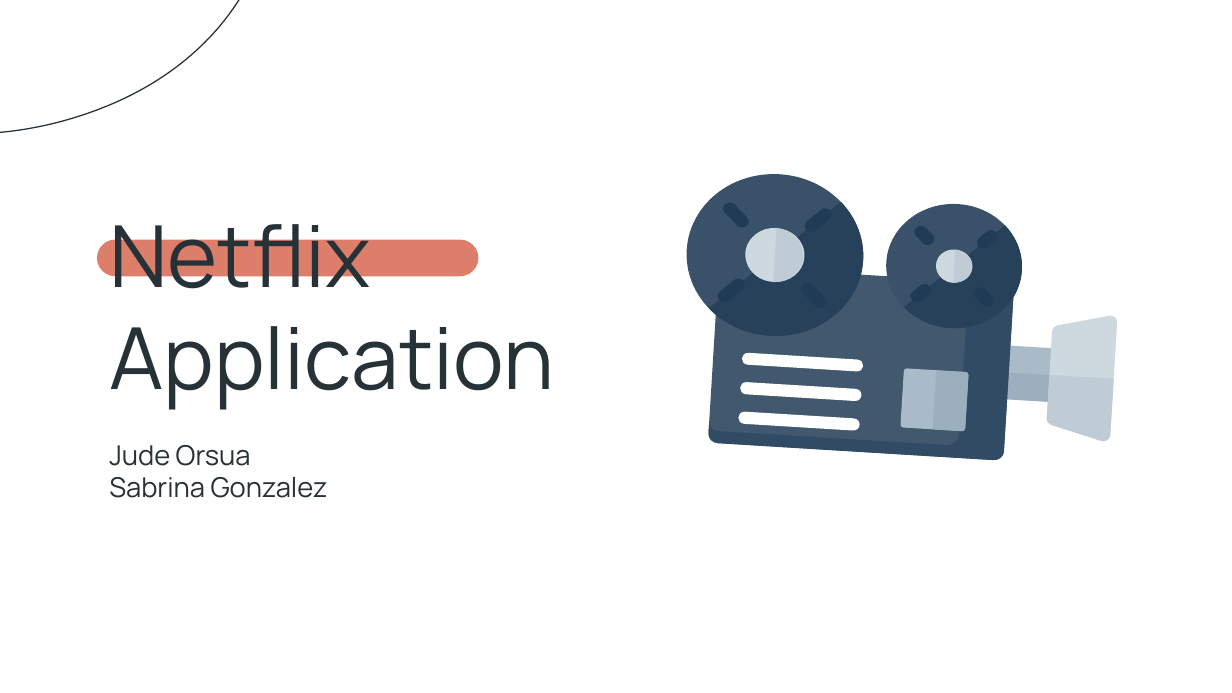
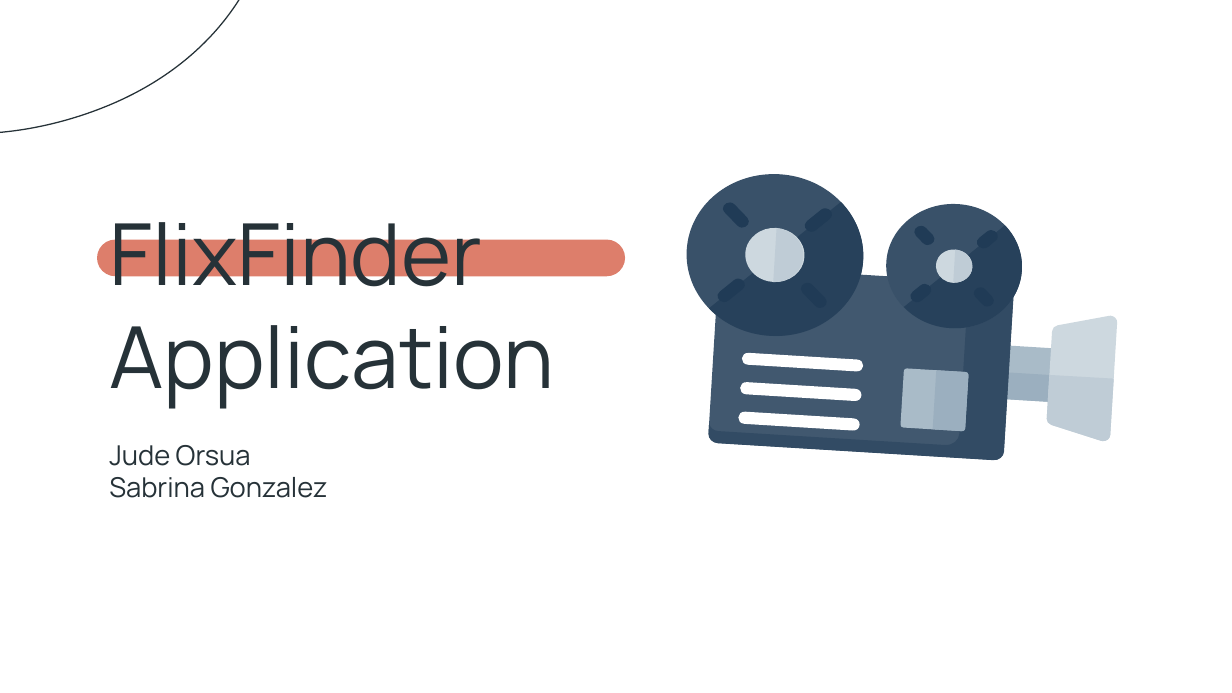
Before and after one commit to SabrinaGonz/DatabaseSystems-Project, a slide deck: slide 1 of CSE 111_ Phase 1 Presentation.pptx. Drawn at 1232x693 pixels with LibreOffice and Linux fonts; fonts in the diff are those of the drawing. Boxes give left, top, right and bottom in pixels: in the first picture for what was removed or moved away, otherwise in the second. Text is boxed around its words. In the diff, an @@ line names an element or a change of style, - is before the commit and + after.

```diff
--- a/CSE 111_ Phase 1 Presentation.pptx
+++ b/CSE 111_ Phase 1 Presentation.pptx
@@ rounded rectangle: place and size @@
-rounded rectangle at [97,239,479,276]
+rounded rectangle at [97,239,626,276]
@@ title at [109,222,554,409]: text changed @@
-Netflix Application
+FlixFinder Application
```
Also in this commit, not shown: 1 other slide changed, 5 slides added, 3 slides removed.
